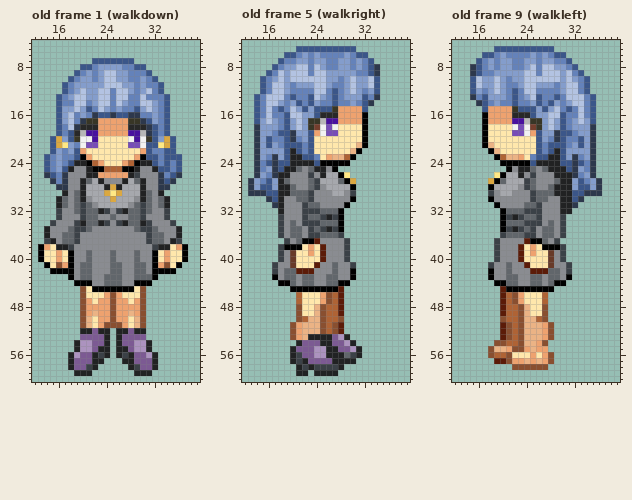
Pixel-art file, stored at static/img/player/mage.aseprite. Above is the file before it was changed.
50x64 pixels, 16 frames. Colours within 5 levels of each other are drawn and written as one. Shown: old frame 1 (walkdown): x 12..39, y 4..60; old frame 5 (walkright): x 12..39, y 4..60; old frame 9 (walkleft): x 12..39, y 4..60. The commit also changed other frames, which this record leaves out.
New version:
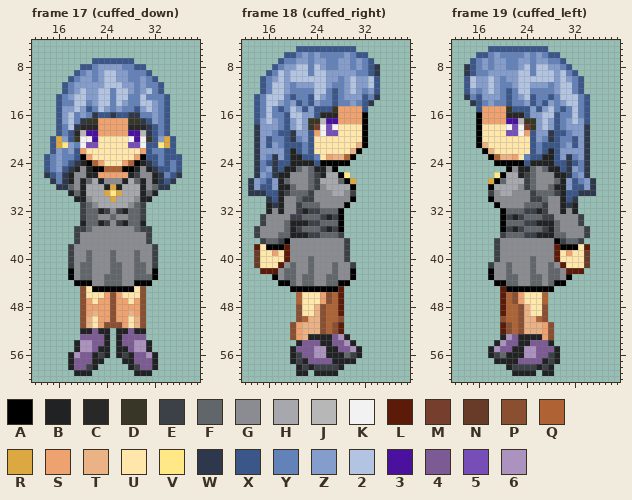
Palette (. is transparent): A #000000  B #212223  C #282828  D #383626  E #3b4147  F #61666b  G #8a8c91  H #a6a8ad  J #b7b7b7  K #f2f2f2  L #5b1b08  M #753e2d  N #683a28  P #894f30  Q #af6335  R #dba841  S #eea26f  T #ebb385  U #ffe7ac  V #ffe885  W #2d384c  X #3b5689  Y #6482ba  Z #849dcc  2 #b3c3e2  3 #49119e  4 #7c5a93  5 #774db7  6 #ac93bf
A new or re-ordered frame is compared with the old frame closest to it.
Changes in this commit:
frames 16 -> 20
layer "hands" added
Frame 17 (cuffed_down) is new; against old frame 1 (walkdown), layers "sleeves", "arms":
y 24: x 19 B -> W; x 31 B -> W
y 25: x 18..19 BG -> WB; x 31..32 GB -> BW
y 26..27: x 18 G -> B; x 32 G -> B
y 28: x 18 G -> F; x 32 G -> F
y 29: x 17..18 BG -> .B; x 32..33 GB -> B.
y 30: x 16..19 BFGF -> ...B; x 31..34 FGFB -> B...
y 31: x 16..19 BFGF -> ....; x 31..34 FGFB -> ....
y 32: x 16..19 EGGF -> ....; x 31..34 FGGE -> ....
y 33: x 16..19 EGGG -> ....; x 31..34 GGGE -> ....
y 34: x 15..19 EGGGE -> .....; x 31..35 EGGGE -> .....
y 35: x 14..18 BGGGF -> .....; x 32..36 FGGGB -> .....
y 36: x 14..18 BGGFF -> .....; x 32..36 FFGGB -> .....
y 37: x 14..18 EBGFF -> .....; x 32..36 FFGBE -> .....
y 38: x 13..17 ASUBB -> .....; x 33..37 BBUSA -> .....
y 39..40: x 13..18 AUUSUA -> .....E; x 32..37 AUSUUA -> E.....
y 41: x 14..18 AUPSA -> ....E; x 32..36 ASPUA -> E....
y 42: x 15..17 AAA -> ...; x 33..35 AAA -> ...
Frame 18 (cuffed_right) is new; against old frame 5 (walkright), layers "sleeves", "arms", "hands":
y 26: x 23..24 EG -> FE
y 29: x 19 B -> E
y 30: x 22 F -> E
y 31: x 16 . -> B; x 21..22 GE -> EF
y 32: x 16..17 .. -> BG; x 21..22 GE -> EB
y 33: x 15..18 ...E -> EGGG; x 20..22 GGE -> EEF
y 34: x 15..22 ...EGFGE -> EGGGFBBB
y 35: x 14..23 ....EGFFGE -> EGGGGFBEFF
y 36: x 14..22 ....EGFFG -> EGGGFFBBB
y 37: x 15..19 ....E -> EFFEA; x 21..24 FAAL -> GGGG
y 38: x 14..25 ....EAAAUSUL -> LUAAALGGGGGG
y 39: x 14..25 ....EGNUUSUL -> NUUSULGGGGGG
y 40: x 14..25 ....EGNUUUUL -> NUUUULGGGFGG
y 41: x 14..18 ...EG -> NUUUL; x 20..24 NUUUL -> FGGFG
y 42: x 15..17 ..E -> LLL; x 21..23 LLL -> GGF
Frame 19 (cuffed_left) is new; against old frame 9 (walkleft):
y 5: x 18 . -> X; x 28 X -> .
y 6: x 16 . -> X; x 18..20 XYZ -> YZY; x 24..28 YZYZY -> ZYZYX; x 30 X -> .
y 7: x 15..19 .XYZY -> XYZYZ; x 21 Z -> Y; x 23 Y -> Z; x 25..26 ZY -> YZ; x 28 Z -> Y; x 30..31 YX -> X.
y 8: x 14..19 .WXYZY -> WXYZYZ; x 21 Z -> Y; x 23..26 YZ2Y -> Z2Y2; x 28 2 -> Z; x 30..32 ZYX -> YX.
y 9: x 14..16 .WX -> WXY; x 18 Y -> Z; x 23 Z -> 2; x 25..26 2Y -> Y2; x 29..33 2Z2YX -> Z2YX.
y 10: x 14..16 .X2 -> X2Z; x 18..21 Z2ZY -> 2ZYZ; x 23 Z -> 2; x 29..34 2Z2ZYX -> Z2ZYX.
y 11: x 14..16 .X2 -> X2Z; x 18..20 Z2Z -> 2ZY; x 22..23 YZ -> Z2; x 25 2 -> Z; x 28..30 ZYZ -> YZ2; x 32..34 2YX -> YX.
y 12: x 14..23 .XZYZ2ZYXY -> XZYZ2ZYXY2; x 25 2 -> Y; x 29..30 YZ -> Z2; x 32..34 2YX -> YX.
y 13: x 14..17 .WYX -> WYXZ; x 20..26 ZYXYZ2X -> YXYZ2XY; x 28..30 YXY -> XY2; x 33..35 2YX -> YX.
y 14: x 15..19 .WXYZ -> WXYZY; x 21..22 YX -> XY; x 24..31 YZXYXZYZ -> ZXYXZYZ2; x 33..35 2YX -> YX.
y 15: x 16..17 .X -> XS; x 21..22 SD -> DX; x 25..35 XZXZ2YXY2YX -> ZXZ2YXY2YX.
y 16: x 16..17 .A -> AS; x 21 S -> C; x 24..25 CX -> XZ; x 27 Z -> 2; x 29..30 2X -> XY; x 32..35 Y2YX -> 2YX.
y 17: x 16..17 .A -> AS; x 21 S -> 3; x 23..24 3J -> JD; x 26..35 DZ2ZXYZ2ZX -> Z2ZXYZ2ZX.
y 18: x 16..17 .A -> AU; x 21..31 UK5KMDZ2ZXY -> K5KMDZ2ZXYZ; x 34..35 ZW -> W.
y 19: x 16..17 .A -> AU; x 21 U -> 5; x 23..26 5KSX -> KSXZ; x 28..29 ZW -> WX; x 31..32 XY -> YZ; x 34..35 ZW -> W.
y 20: x 16..17 .A -> AU; x 25..30 UXZYWX -> XZYWXY; x 32..35 YXZW -> XZW.
y 21: x 16..18 .AT -> ATU; x 25..27 UXY -> XYX; x 30..35 XYZXZW -> YZXZW.
y 22: x 17..19 .AT -> ATU; x 25..30 UXYXBX -> XYXBXZ; x 34..35 ZW -> W.
y 23: x 18..20 .AQ -> AQT; x 22..25 TSUY -> SUYX; x 27 X -> B; x 29..35 BXZWYZW -> XZWYZW.
y 24: x 19 . -> A; x 24..25 AX -> XB; x 29 B -> X; x 31..35 XWXYW -> WXYW.
y 25: x 30..35 BXWZYW -> XWZYW.
y 26: x 24..25 GE -> EF; x 31..35 BWYZW -> WYZW.
y 27: x 31..36 BZXYZW -> ZXYZW.
y 28: x 31..32 BZ -> ZX; x 34..36 XZW -> ZW.
y 29: x 29 B -> E; x 31 B -> X; x 33 X -> W; x 36 W -> .
y 30: x 26 F -> E; x 31..33 BXW -> XW.
y 31: x 26..27 EG -> FE; x 31..32 BW -> WB
y 32: x 26..27 EG -> BE; x 31..32 B. -> GB
y 33: x 26..28 EGG -> FEE; x 30..33 E... -> GGGE
y 34: x 26..33 EGFGE... -> BBBFGGGE
y 35: x 25..34 EGFFGE.... -> FFEBFGGGGE
y 36: x 26..34 GFFGE.... -> BBBFFGGGE
y 37: x 24..27 LAAF -> GGGG; x 29..33 E.... -> AEFFE
y 38: x 23..34 LUSUAAAE.... -> GGGGGGLAAAUL
y 39: x 23..34 LUSUUNGE.... -> GGGGGGLUSUUN
y 40: x 23..34 LUUUUNGE.... -> GGFGGGLUUUUN
y 41: x 24..28 LUUUN -> GFGGF; x 30..34 GE... -> LUUUN
y 42: x 25..27 LLL -> FGG; x 31..33 E.. -> LLL
y 53: x 20..26 LPQPTTT -> B64BBBB
y 54: x 19..28 PPQQPTTSP. -> B644BB444B
y 55: x 18..29 PTTSPPSTSS.. -> B644BB66444B
y 56: x 18..29 PQQPUUUSUSP. -> BEFBBB6644EB
y 57: x 19..29 LLPSSTSTSP. -> BBBB4444BEB
y 58: x 21..28 .PPPPPP. -> BEEEEBEB
y 59: x 22..25 .... -> BBBB; x 27..28 .. -> BB
Pixel boxes of the changes (left, top, right, bottom) in both pictures:
changed: (38, 160, 80, 274)
changed: (146, 160, 188, 274)
changed: (254, 172, 326, 274)
changed: (464, 46, 602, 274)
changed: (488, 334, 560, 376)
